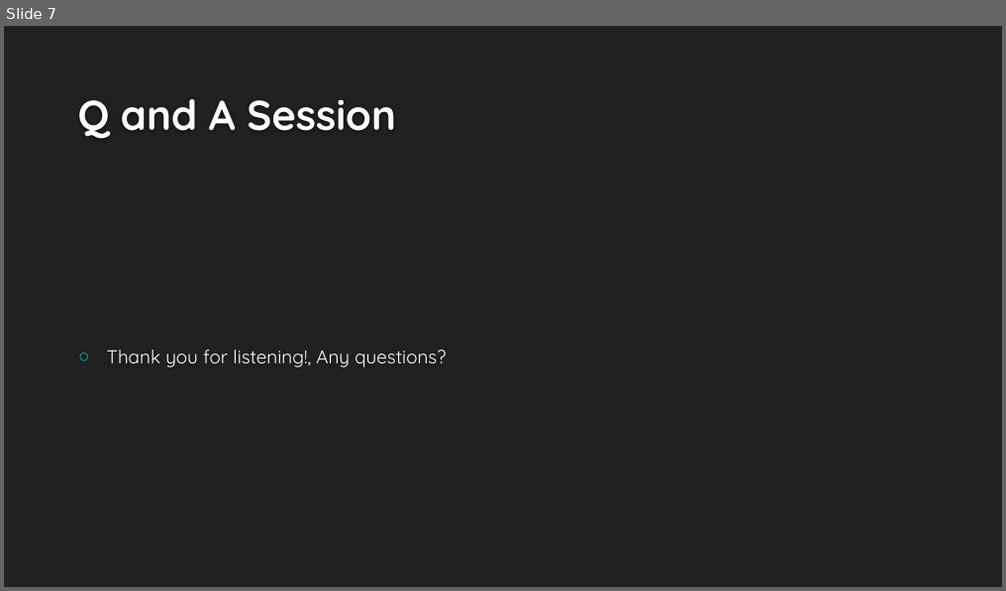
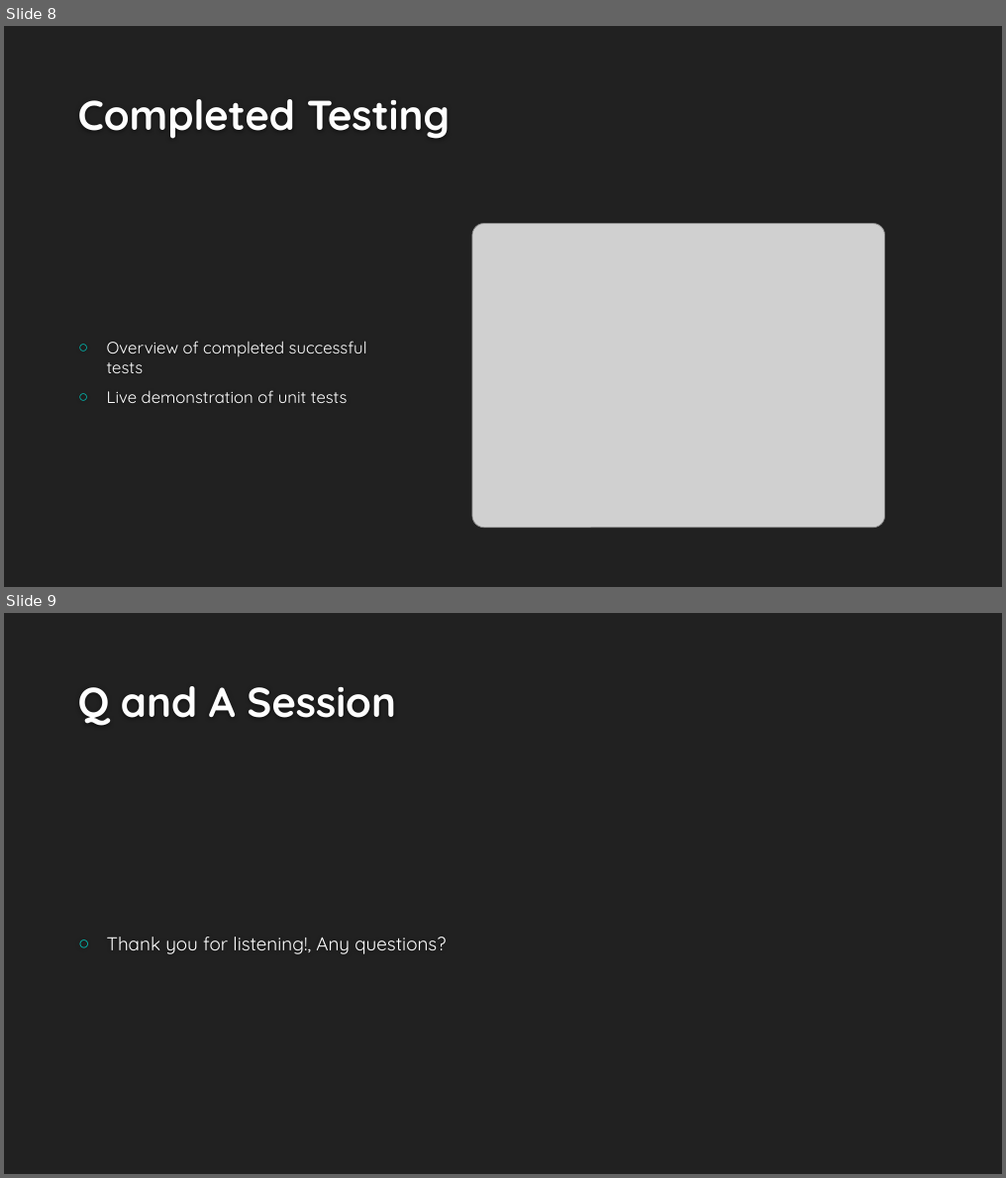
Before and after one commit to TomatechGames/Cooktastrophe, a slide deck: External/Documentation/CooktastropheFinalPres.pptx. Shown one above the other, each under a label of ours: slide 7 before the commit, slides 8 and 9 after it. The pictures are 1006x591 and 1006x1178 pixels, drawn with LibreOffice and Linux fonts; fonts in the diff are those of the drawing; grey boxes stand for pictures; background and template pictures are left out. Boxes give left, top, right and bottom in pixels: in the first picture for what was removed or moved away, otherwise in the second. Text is boxed around its words. In the diff, an @@ line names an element or a change of style, - is before the commit and + after.

```diff
--- a/External/Documentation/CooktastropheFinalPres.pptx
+++ b/External/Documentation/CooktastropheFinalPres.pptx
@@ slide 8 added at <box>4,26,1002,587</box>, background #212121 @@
@@ title added at <box>78,99,450,139</box>, 40 pt, text #FEFEFE, bold @@
+Completed Testing
@@ picture added at <box>472,224,885,528</box> @@
@@ text added at <box>107,341,367,403</box>, 16 pt, text #FFFFFF @@
+○ Overview of completed successful tests
+○ Live demonstration of unit tests
@@ what was slide 7 is now slide 9 @@
```
Also in this commit, not shown: 1 other slide added, 2 other files.
